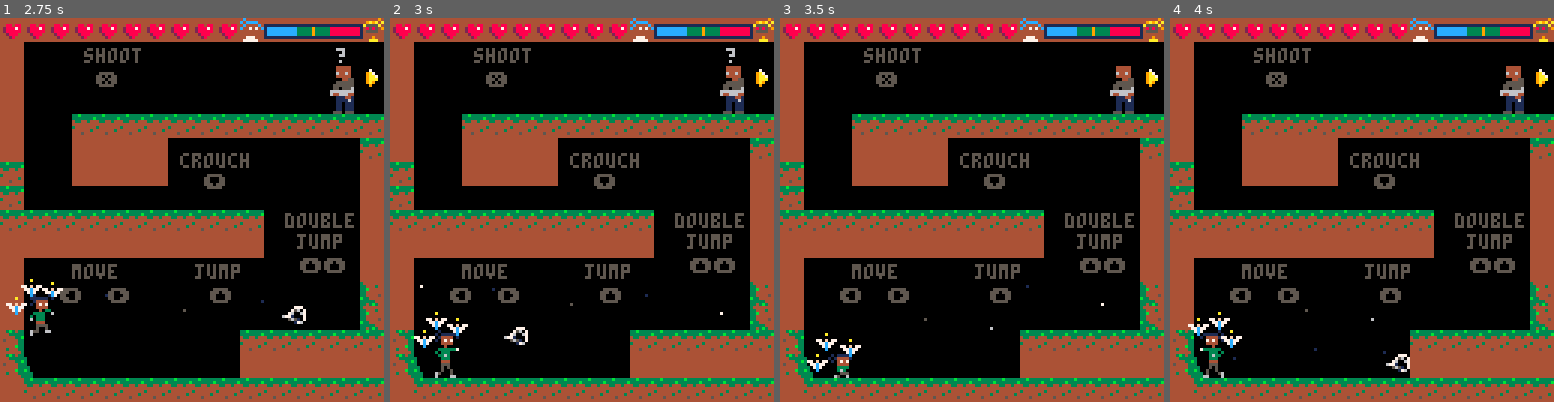
Above: before the commit, frames 1-4 (left to right).
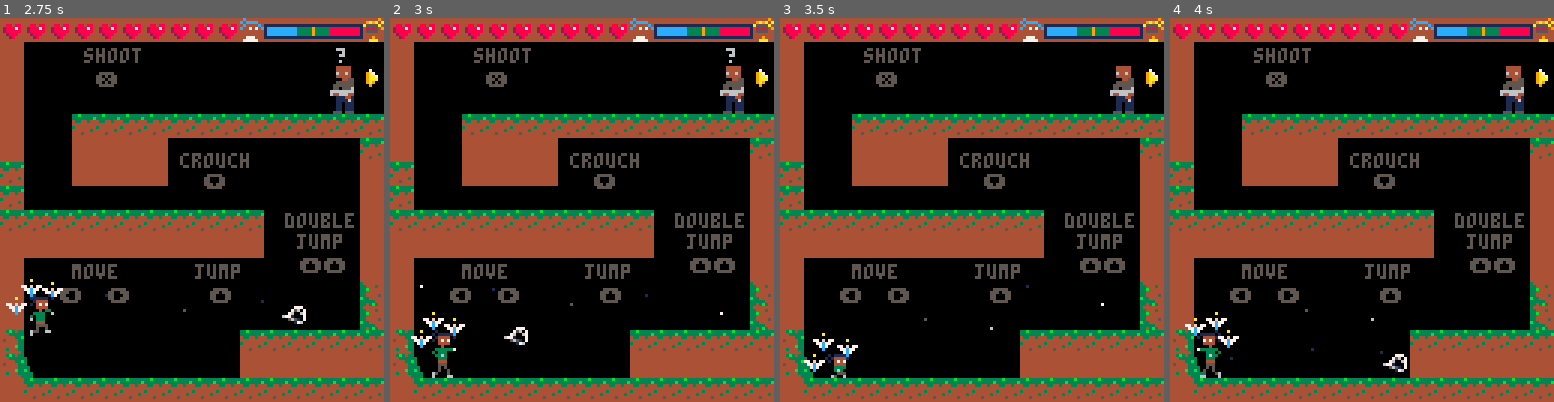
Above: after the commit, the same moments.

Repository: xMunchy/Mirror_Image
Game: PICO-8 cartridge prog.p8
Two runs of this game, one before a commit and one after it. Both use one fixed random seed, a clock stepped at 60 frames per second and the inputs below.
Inputs:
- Up to frame 1 (2.75 s): tap O (Z key) at 0.33, 1.07, 2.22 s; tap Down at 0.7 s; tap X (X key) at 1.43, 2.07 s; hold Up 1.97-2.63 s; hold Right from 2.68 s (still down)
- Up to frame 2 (3 s): keep holding Right; tap X (X key) at 2.82 s
- Up to frame 3 (3.5 s): release Right at 3.02 s; hold Down from 3.07 s (still down)
- Up to frame 4 (4 s): tap X (X key) at 3.57 s; tap O (Z key) at 3.72 s; release Down at 3.73 s; hold Left from 3.78 s (still down)

Frame 1 is identical in both runs. In frame 2, 0.7% of the frame differs, in the area x 5-21%, y 76-94%; in frame 3, 0.5%; in frame 4, 0.9%, in the area x 3-63%, y 76-94%.

Commit message:
fix small momentum bug

Diff:
--- a/prog.p8
+++ b/prog.p8
@@ -1154,7 +1154,7 @@
   local y = player.y+player.h
   local x1 = player.x
   local x2 = player.x+player.w-1
-  if v_collide(x1,x2,y) then
+  if v_collide(x1,x2,y) and player.m<0 then
     player.njump = 0
     player.m = 0
     if v_collide(x1,x2,y-0.5) then
